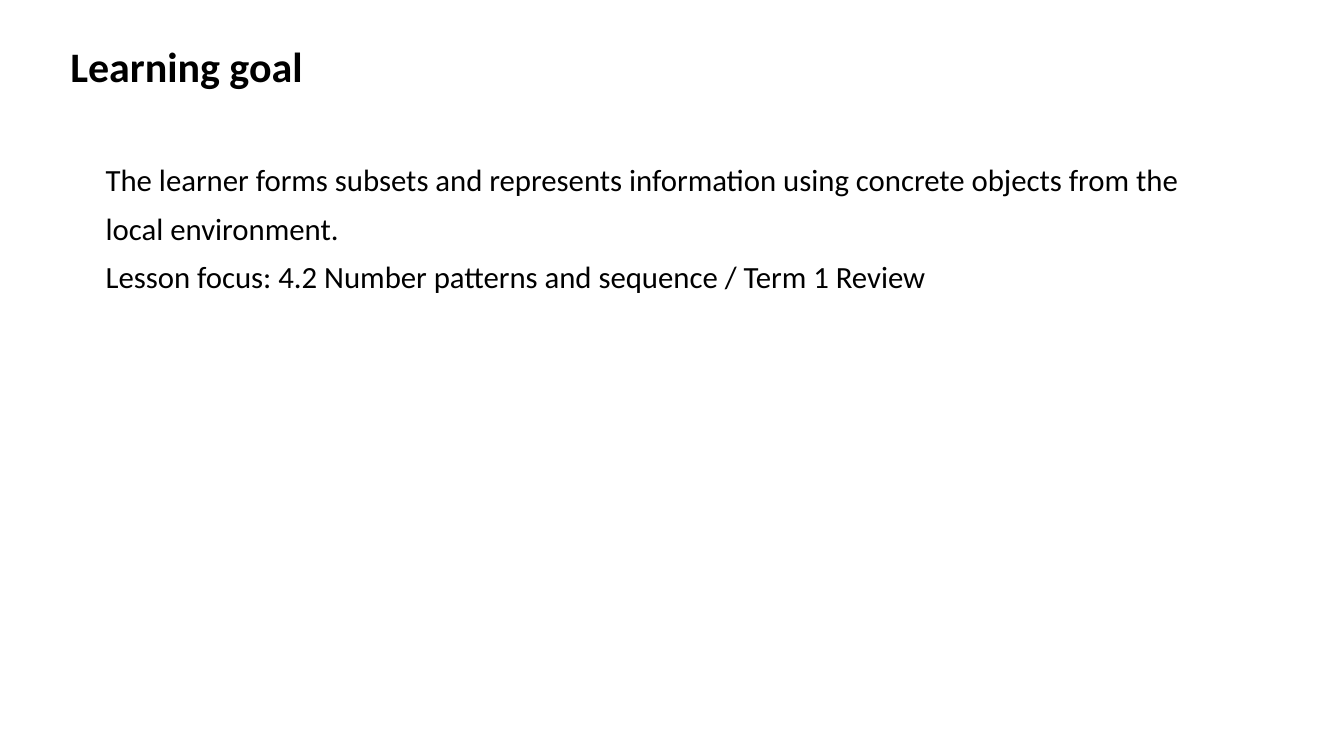
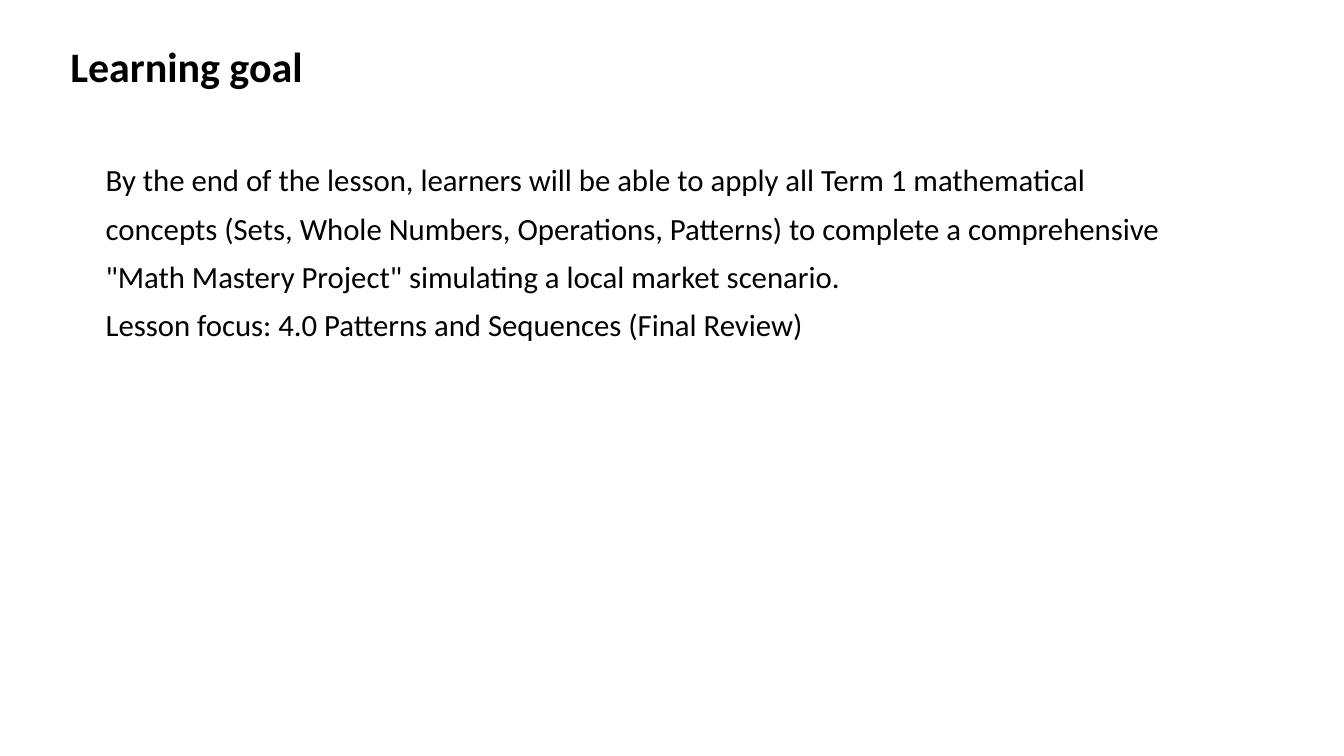
Before and after one commit to yousunjung84-edu/uganda-p7-mvp-20260629, a slide deck: slide 2 of uganda-p7-mvp/p7_t1_mathematics_1205/p7_t1_mathematics_1205.pptx. Drawn at 1344x756 pixels with LibreOffice and Linux fonts; fonts in the diff are those of the drawing. Boxes give left, top, right and bottom in pixels: in the first picture for what was removed or moved away, otherwise in the second. Text is boxed around its words. In the diff, an @@ line names an element or a change of style, - is before the commit and + after.

Commit message:
Use lesson metadata in eight-slide decks

```diff
--- a/uganda-p7-mvp/p7_t1_mathematics_1205/p7_t1_mathematics_1205.pptx
+++ b/uganda-p7-mvp/p7_t1_mathematics_1205/p7_t1_mathematics_1205.pptx
@@ text at [106, 169, 1159, 341]: text changed @@
-The learner forms subsets and represents information using concrete objects from the
-local environment.
-Lesson focus: 4.2 Number patterns and sequence / Term 1 Review
+By the end of the lesson, learners will be able to apply all Term 1 mathematical
+concepts (Sets, Whole Numbers, Operations, Patterns) to complete a comprehensive
+"Math Mastery Project" simulating a local market scenario.
+Lesson focus: 4.0 Patterns and Sequences (Final Review)
```
Also in this commit, not shown: 1 other slide changed, 24 other files.
